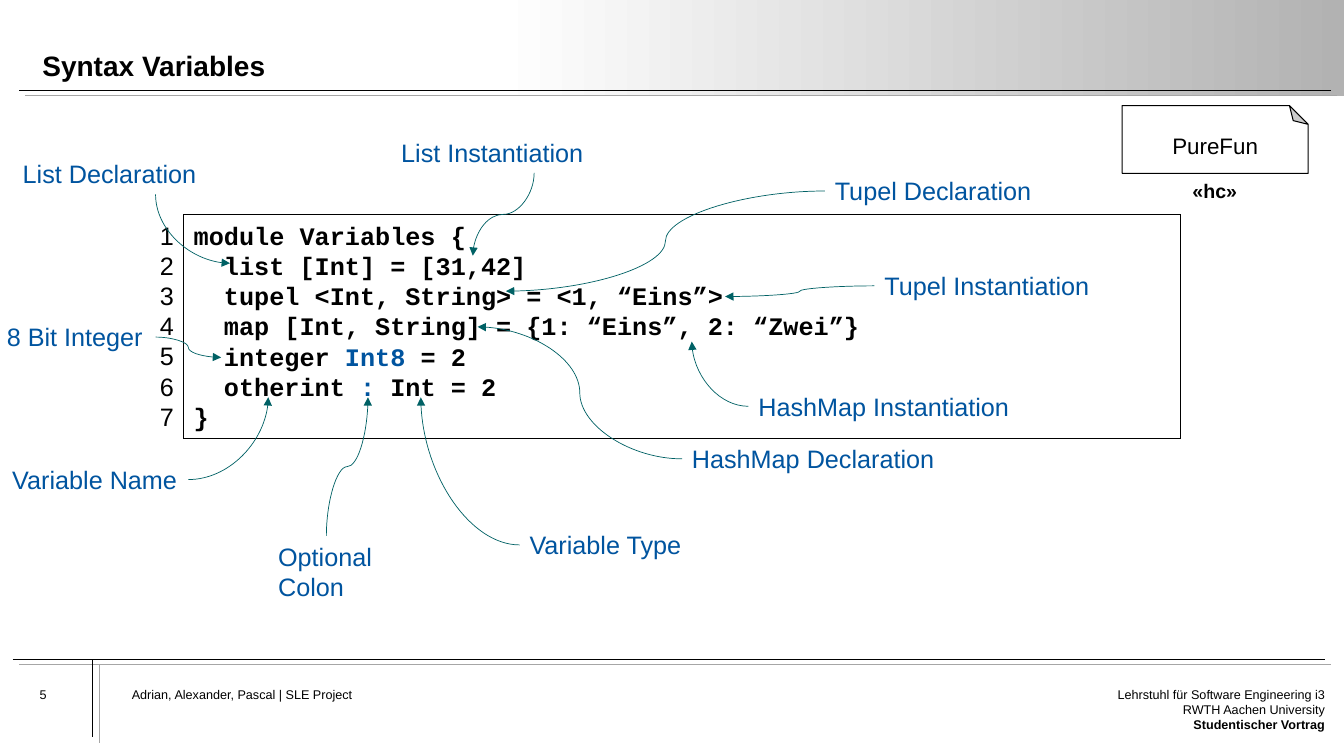
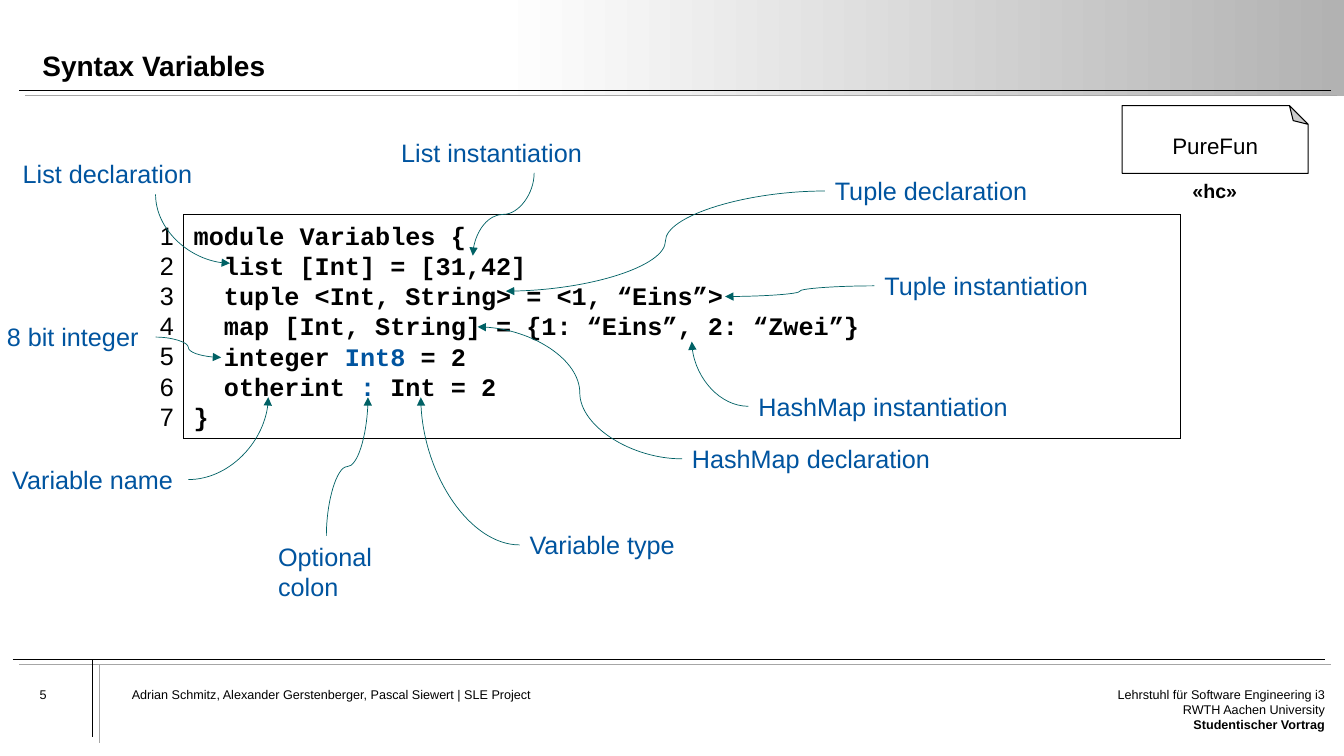
Before and after one commit to Atrisan/PureFun, a slide deck: slide 5 of Presentation/PureFun-Presentation.pptx. Drawn at 1344x756 pixels with LibreOffice and Linux fonts; fonts in the diff are those of the drawing. Boxes give left, top, right and bottom in pixels: in the first picture for what was removed or moved away, otherwise in the second. Text is boxed around its words. In the diff, an @@ line names an element or a change of style, - is before the commit and + after.

```diff
--- a/Presentation/PureFun-Presentation.pptx
+++ b/Presentation/PureFun-Presentation.pptx
@@ text at <box>401,143,581,163</box>: text changed @@
-List Instantiation
+List instantiation
@@ text at <box>23,164,192,184</box>: text changed @@
-List Declaration
+List declaration
@@ text at <box>835,181,1027,206</box>: text changed @@
-Tupel Declaration
+Tuple declaration
@@ text in rectangle at <box>224,287,723,311</box>: text changed @@
-tupel <Int, String> = <1, “Eins”>
+tuple <Int, String> = <1, “Eins”>
@@ text at <box>884,276,1087,301</box>: text changed @@
-Tupel Instantiation
+Tuple instantiation
@@ text at <box>7,327,138,352</box>: text changed @@
-8 Bit Integer
+8 bit integer
@@ text at <box>758,397,1007,421</box>: text changed @@
-HashMap Instantiation
+HashMap instantiation
@@ text at <box>692,449,930,474</box>: text changed @@
-HashMap Declaration
+HashMap declaration
@@ text at <box>12,470,173,490</box>: text changed @@
-Variable Name
+Variable name
@@ text at <box>530,535,675,560</box>: text changed @@
-Variable Type
+Variable type
@@ text at <box>278,547,372,597</box>: text changed @@
-Optional Colon
+Optional colon
@@ text at <box>132,690,531,702</box>: text changed @@
-Adrian, Alexander, Pascal | SLE Project
+Adrian Schmitz, Alexander Gerstenberger, Pascal Siewert | SLE Project
```
Also in this commit, not shown: 8 other slides changed, 2 other files.
